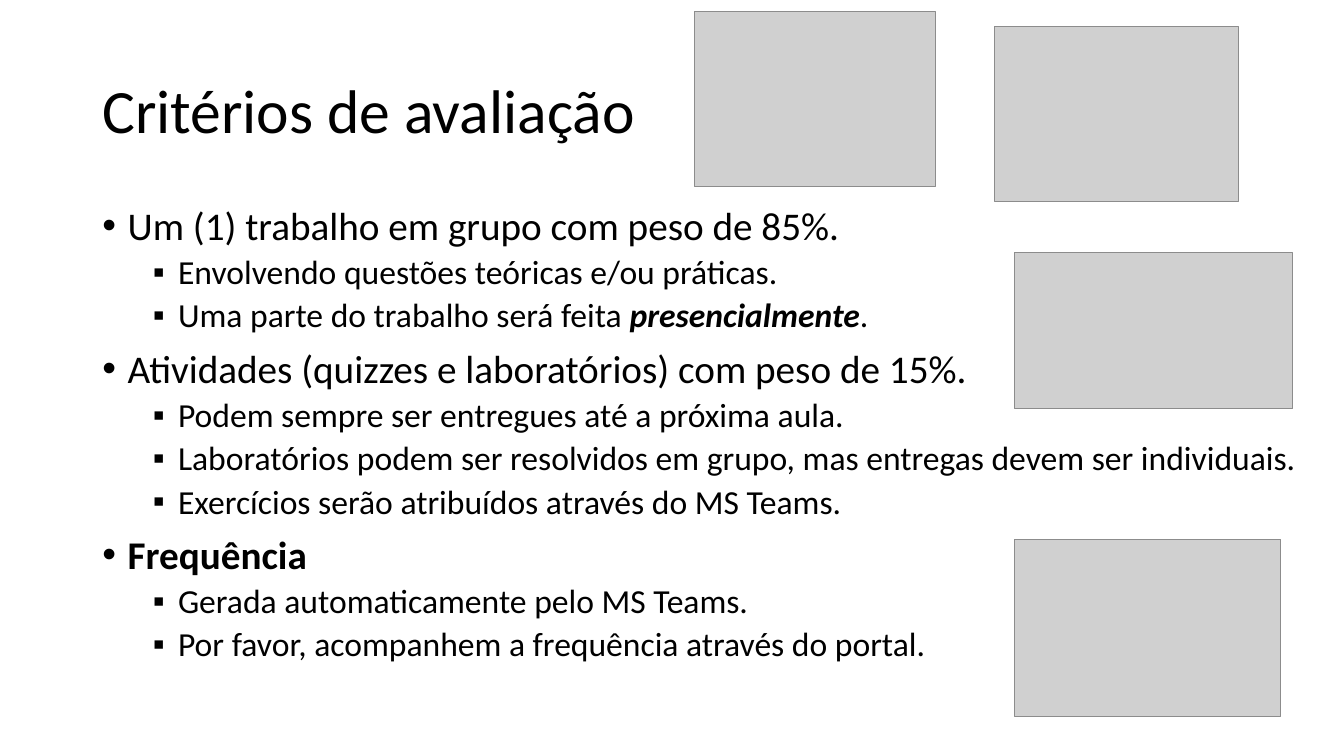
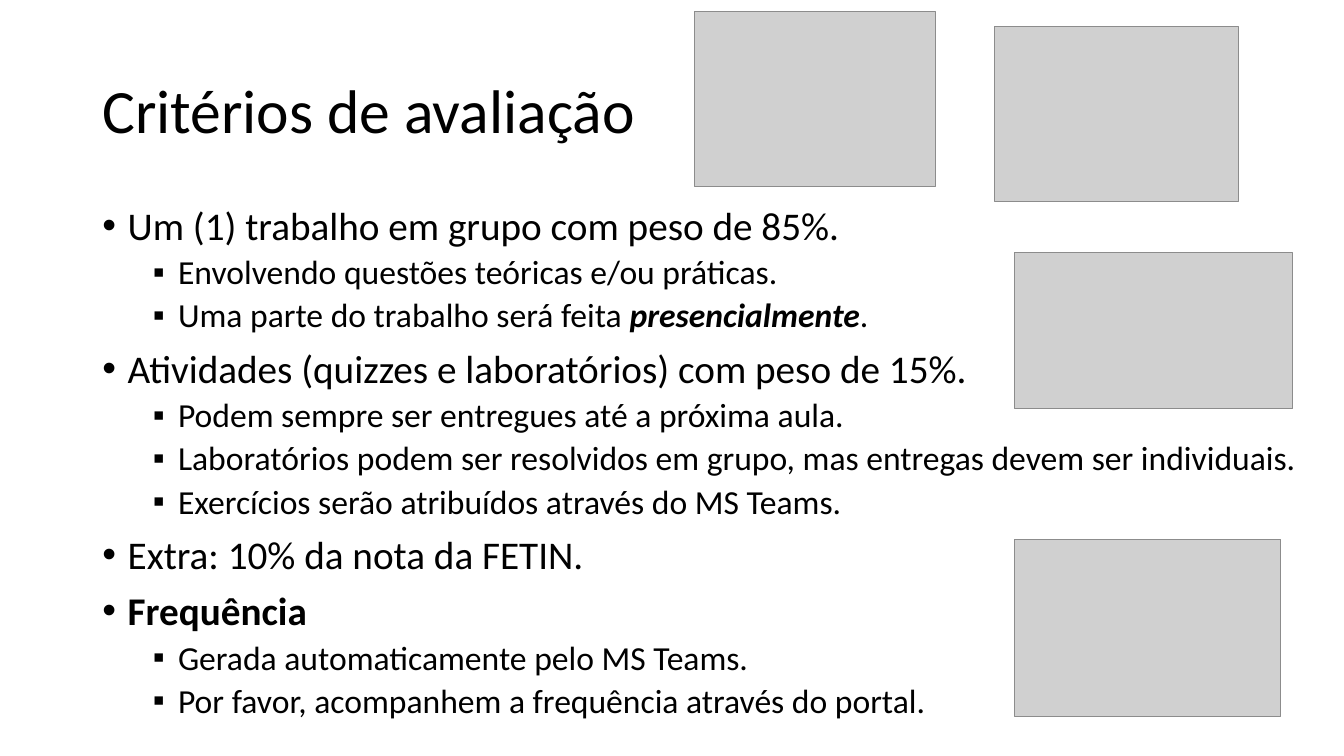
Before and after one commit to zz4fap/t319_aprendizado_de_maquina, a slide deck: slide 5 of slides/T319_Introdução.pptx. Drawn at 1344x756 pixels with LibreOffice and Linux fonts; fonts in the diff are those of the drawing; grey boxes stand for pictures. Boxes give left, top, right and bottom in pixels: in the first picture for what was removed or moved away, otherwise in the second. Text is boxed around its words. In the diff, an @@ line names an element or a change of style, - is before the commit and + after.

```diff
--- a/slides/T319_Introdução.pptx
+++ b/slides/T319_Introdução.pptx
@@ text at [128,541,583,570]: paragraph added @@
+• Extra: 10% da nota da FETIN.
```
Also in this commit, not shown: 11 other slides changed, 1 other file.
